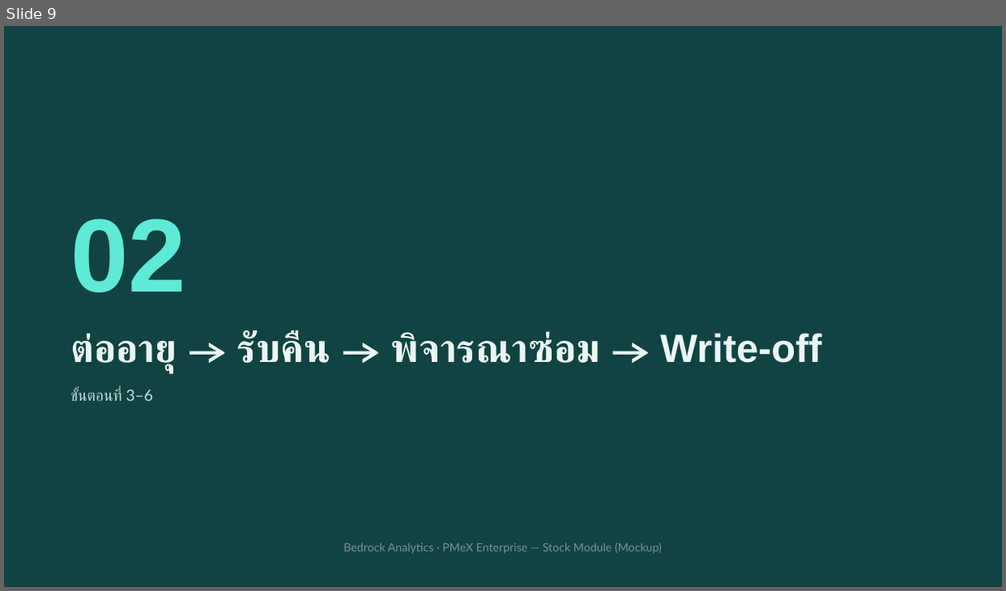
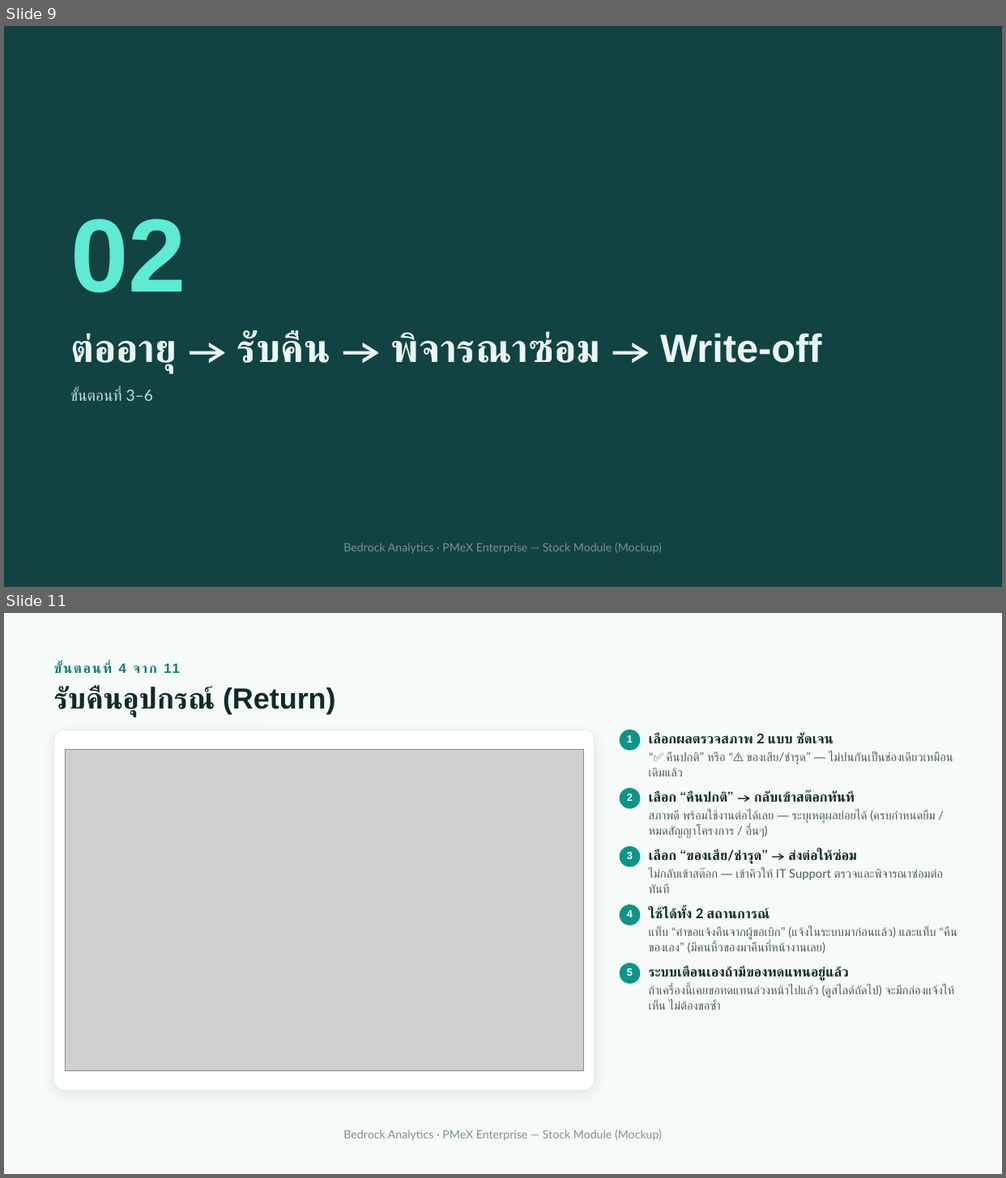
Before and after one commit to LaddaK-Bedrocks/ASSET_STOCK, a slide deck: PMeX Stock Module — Mockup Presentation.pptx. Shown one above the other, each under a label of ours: slide 9 before the commit, slides 9 and 11 after it; the slides between them are not shown. The pictures are 1006x591 and 1006x1178 pixels, drawn with LibreOffice and Linux fonts; fonts in the diff are those of the drawing; grey boxes stand for pictures. Boxes give left, top, right and bottom in pixels: in the first picture for what was removed or moved away, otherwise in the second. Text is boxed around its words. In the diff, an @@ line names an element or a change of style, - is before the commit and + after.

```diff
--- a/PMeX Stock Module — Mockup Presentation.pptx
+++ b/PMeX Stock Module — Mockup Presentation.pptx
@@ slide 11 added at (4,613,1002,1174), background #F6FAF9 @@
@@ text added at (54,663,180,674), 13 pt, text #0C7D72, bold @@
+ขั้นตอนที่ 4 จาก 11
@@ title added at (54,686,336,717), 28 pt, text #0F2A29, bold @@
+รับคืนอุปกรณ์ (Return)
@@ rounded rectangle added at (54,730,594,1091), fill #FFFFFF, outline #DCE7E5 0.5 pt @@
@@ rounded rectangle added at (620,730,641,751), fill #0D9488, 10 pt, text #FFFFFF, bold @@
+1
@@ text added at (649,733,833,744), 13 pt, text #0F2A29, bold @@
+เลือกผลตรวจสภาพ 2 แบบ ชัดเจน
@@ picture added at (65,750,583,1071) @@
@@ text added at (649,752,953,777), 11.5 pt, text #46605D @@
+“✅ คืนปกติ” หรือ “⚠️ ของเสีย/ชำรุด” — ไม่ปนกันเป็นช่องเดียวเหมือนเดิมแล้ว
@@ rounded rectangle added at (620,788,641,809), fill #0D9488, 10 pt, text #FFFFFF, bold @@
+2
@@ text added at (649,791,854,803), 13 pt, text #0F2A29, bold @@
+เลือก “คืนปกติ” → กลับเข้าสต๊อกทันที
@@ text added at (649,810,936,838), 11.5 pt, text #46605D @@
+สภาพดี พร้อมใช้งานต่อได้เลย — ระบุเหตุผลย่อยได้ (ครบกำหนดยืม / หมดสัญญาโครงการ / อื่นๆ)
@@ rounded rectangle added at (620,846,641,867), fill #0D9488, 10 pt, text #FFFFFF, bold @@
+3
@@ text added at (649,850,857,864), 13 pt, text #0F2A29, bold @@
+เลือก “ของเสีย/ชำรุด” → ส่งต่อให้ซ่อม
@@ text added at (649,868,943,893), 11.5 pt, text #46605D @@
+ไม่กลับเข้าสต๊อก — เข้าคิวให้ IT Support ตรวจและพิจารณาซ่อมต่อทันที
@@ rounded rectangle added at (620,905,641,926), fill #0D9488, 10 pt, text #FFFFFF, bold @@
+4
@@ text added at (649,909,769,919), 13 pt, text #0F2A29, bold @@
+ใช้ได้ทั้ง 2 สถานการณ์
@@ text added at (649,926,957,953), 11.5 pt, text #46605D @@
+แท็บ “คำขอแจ้งคืนจากผู้ขอเบิก” (แจ้งในระบบมาก่อนแล้ว) และแท็บ “คืนของเอง” (มีคนหิ้วของมาคืนที่หน้างานเลย)
@@ rounded rectangle added at (620,964,641,984), fill #0D9488, 10 pt, text #FFFFFF, bold @@
+5
@@ text added at (649,967,849,981), 13 pt, text #0F2A29, bold @@
+ระบบเตือนเองถ้ามีของทดแทนอยู่แล้ว
@@ text added at (649,984,955,1010), 11.5 pt, text #46605D @@
+ถ้าเครื่องนี้เคยขอทดแทนล่วงหน้าไปแล้ว (ดูสไลด์ถัดไป) จะมีกล่องแจ้งให้เห็น ไม่ต้องขอซ้ำ
@@ text added at (343,1130,662,1140), 11 pt, text #7C938F @@
+Bedrock Analytics · PMeX Enterprise — Stock Module (Mockup)
```
Also in this commit, not shown: 14 slides changed, 3 other slides added, 3 slides removed, 4 other files.
